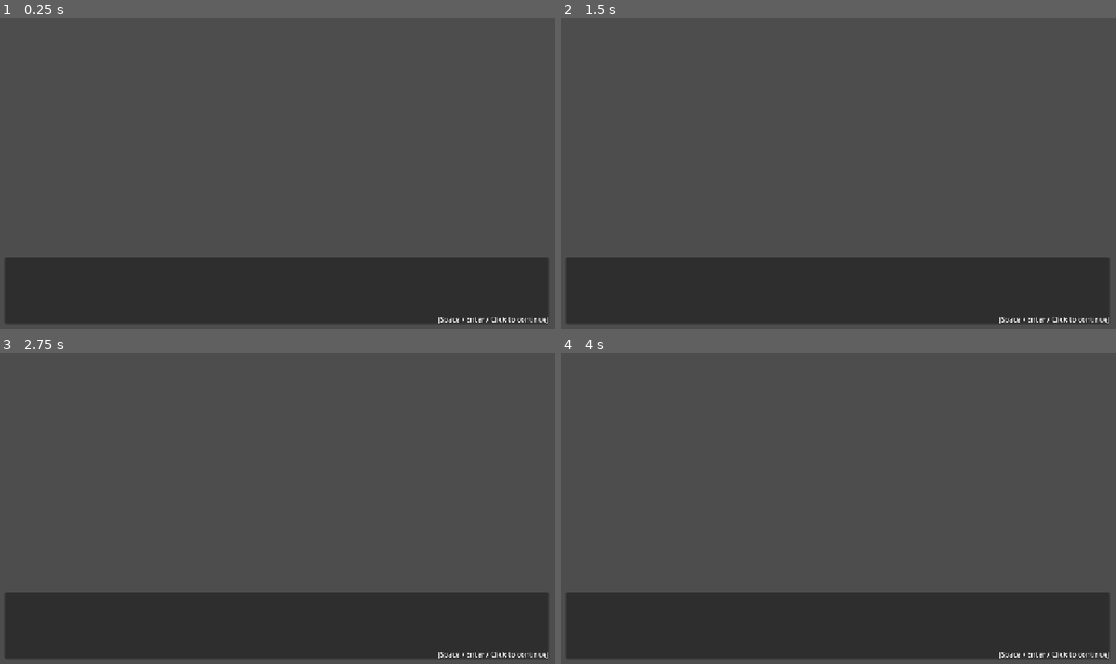
Above: before the commit, frames 1-4 (two rows, left to right).
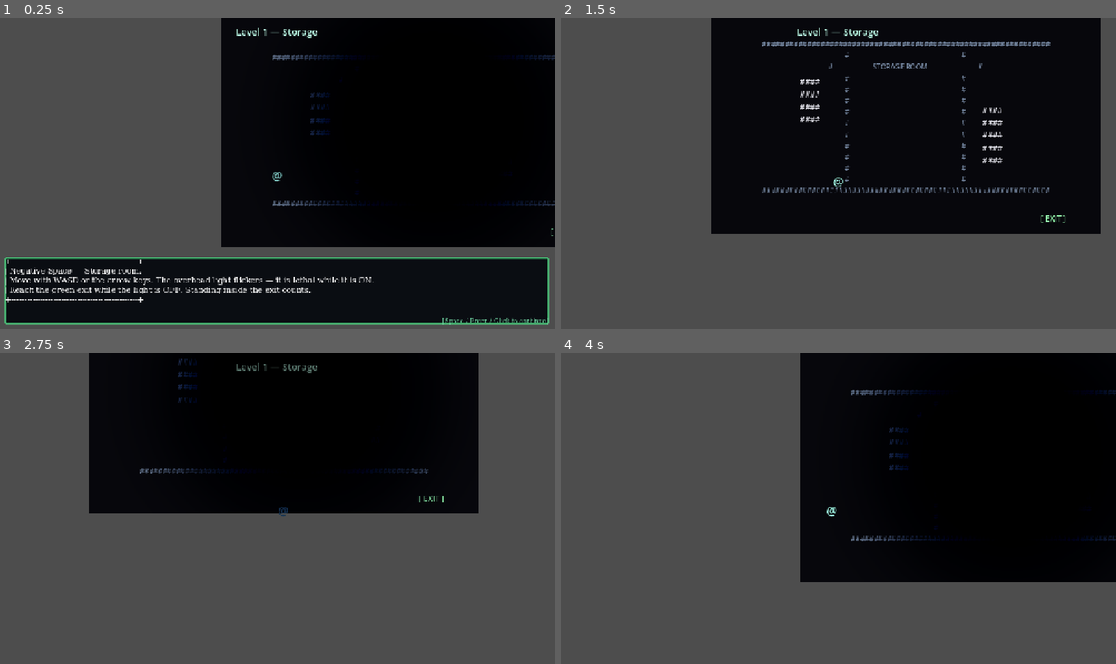
Above: after the commit, the same moments.

Repository: NicolasCandelaria/negative-space-game
Game: Godot game, scene res://main.tscn
The game is run twice, just before and just after one commit, with the same random seed, the same clock (stepped at 60 frames per second) and the same inputs.
Inputs (mouse positions are in pixels of both pictures, inside the frame that each line leads up to):
- Up to frame 1 (0.25 s): no input
- Up to frame 2 (1.5 s): tap Enter (ui_accept) at 0.5, 0.77, 1.25 s; move the mouse to (960, 157) at 0.52 s; hold D 0.53-1.28 s; click (960, 157) at 0.67 s; move the mouse to (727, 189) at 1.27 s; hold S from 1.28 s (still down); click (727, 189) at 1.42 s
- Up to frame 3 (2.75 s): tap Enter (ui_accept) at 1.52, 2 s; move the mouse to (333, 440) at 2.02 s; release S at 2.03 s; hold D from 2.03 s (still down); click (333, 440) at 2.17 s
- Up to frame 4 (4 s): tap Enter (ui_accept) at 2.75, 3.02, 3.5, 3.77 s; move the mouse to (810, 570) at 2.77 s; release D at 2.78 s; hold W 2.78-3.53 s; click (810, 570) at 2.92 s; move the mouse to (1005, 555) at 3.52 s; hold A from 3.53 s (still down); click (1005, 555) at 3.67 s

The runs differ from the first frame. In frame 1, 65% of the frame differs, in the area x 0-100%, y 0-99%; in frame 2, 69%, in the area x 1-99%, y 0-99%; in frame 3, 57%; in frame 4, 63%.
Error before the commit: Parse Error: Identifier "GameSettings" not declared in the current scope. (res://scripts/game_audio.gd:17)

Commit message:
Fix GDScript parse: resolve GameSettings/GameAudio via paths, not globals
Autoload singleton names are not always visible to the parser; use
autoload_access.gd and get_node_or_null(/root/...) like dialogue_helper.

Diff:
--- /dev/null
+++ b/scripts/autoload_access.gd
@@ -0,0 +1,21 @@
+extends RefCounted
+
+## Resolve autoload singletons by name so GDScript parses without global identifiers.
+
+
+static func settings(tree: SceneTree) -> Node:
+	if tree == null:
+		return null
+	return tree.root.get_node_or_null("GameSettings")
+
+
+static func audio(tree: SceneTree) -> Node:
+	if tree == null:
+		return null
+	return tree.root.get_node_or_null("GameAudio")
+
+
+static func fx(tree: SceneTree) -> Node:
+	if tree == null:
+		return null
+	return tree.root.get_node_or_null("GameFx")
--- a/scripts/dialogue_box.gd
+++ b/scripts/dialogue_box.gd
@@ -1,4 +1,6 @@
 extends Control
+
+const Autoload := preload("res://scripts/autoload_access.gd")
 
 signal dialogue_dismissed
 
@@ -23,13 +25,18 @@
 	_label.add_theme_font_override("font", sf)
 	_hint.add_theme_font_override("font", sf)
 	_apply_font_size()
-	GameSettings.dialogue_font_size_changed.connect(func(_s): _apply_font_size())
+	var gs := Autoload.settings(get_tree())
+	if gs:
+		gs.connect("dialogue_font_size_changed", func(_s): _apply_font_size())
 	_hint.text = "[Space / Enter / Click to continue]"
 	_hint.add_theme_color_override("font_color", Color(0.45, 0.85, 0.65, 0.95))
 
 
 func _apply_font_size() -> void:
-	var sz: int = GameSettings.dialogue_font_size
+	var sz: int = 18
+	var gs := Autoload.settings(get_tree())
+	if gs:
+		sz = int(gs.get("dialogue_font_size"))
 	_label.add_theme_font_size_override("font_size", sz)
 	_hint.add_theme_font_size_override("font_size", maxi(12, sz - 4))
 
--- a/scripts/game_audio.gd
+++ b/scripts/game_audio.gd
@@ -1,6 +1,6 @@
 extends Node
 
-## Procedural one-shot beeps (no external assets). Respects GameSettings.sfx_enabled.
+## Procedural one-shot beeps (no external assets). Respects /root/GameSettings sfx_enabled.
 
 var _player: AudioStreamPlayer
 
@@ -14,7 +14,8 @@
 
 
 func _can_play() -> bool:
-	return GameSettings.sfx_enabled
+	var gs := get_node_or_null("/root/GameSettings")
+	return gs != null and bool(gs.get("sfx_enabled"))
 
 
 func _tone(freq: float, ms: float, vol: float = 0.22) -> AudioStreamWAV:
--- a/scripts/level_04_hospital.gd
+++ b/scripts/level_04_hospital.gd
@@ -1,6 +1,7 @@
 extends Node2D
 
 const DialogueUi := preload("res://scripts/dialogue_helper.gd")
+const Autoload := preload("res://scripts/autoload_access.gd")
 
 ## Level 4: Hospital corridor.
 ## Crossing sensor zones triggers local bright light (temporarily lethal).
@@ -92,7 +93,9 @@
 	_sensor_arm_token[index] += 1
 	var token := _sensor_arm_token[index]
 	_ascii_lights[index].visible = true
-	GameAudio.play_sensor()
+	var ga1 := Autoload.audio(get_tree())
+	if ga1 and ga1.has_method("play_sensor"):
+		ga1.call("play_sensor")
 	await get_tree().create_timer(HAZARD_ARM_DELAY).timeout
 	if not is_instance_valid(self) or _won:
 		return
@@ -130,8 +133,12 @@
 	_hazard_zones[index].monitoring = active
 	_ascii_lights[index].visible = active
 	if active:
-		GameAudio.play_hazard()
-		GameFx.screen_shake(7.0, 0.12)
+		var ga2 := Autoload.audio(get_tree())
+		if ga2 and ga2.has_method("play_hazard"):
+			ga2.call("play_hazard")
+		var gfx := Autoload.fx(get_tree())
+		if gfx and gfx.has_method("screen_shake"):
+			gfx.call("screen_shake", 7.0, 0.12)
 
 
 func _on_janitor_touch_entered(body: Node2D) -> void:
--- a/scripts/main_game.gd
+++ b/scripts/main_game.gd
@@ -1,6 +1,7 @@
 extends Node
 
 const DialogueUi := preload("res://scripts/dialogue_helper.gd")
+const Autoload := preload("res://scripts/autoload_access.gd")
 
 const LEVEL_SCENES = [
 	"res://scenes/level_01_storage.tscn",
@@ -38,7 +39,9 @@
 
 func _ready() -> void:
 	add_to_group("game_main")
-	GameSettings.load_all()
+	var gs := Autoload.settings(get_tree())
+	if gs and gs.has_method("load_all"):
+		gs.call("load_all")
 
 
 func start_at_level(idx: int) -> void:
@@ -68,15 +71,21 @@
 	var packed: PackedScene = load(LEVEL_SCENES[i])
 	var inst: Node = packed.instantiate()
 	_slot.add_child(inst)
-	GameSettings.on_level_started(i)
+	var gs2 := Autoload.settings(get_tree())
+	if gs2 and gs2.has_method("on_level_started"):
+		gs2.call("on_level_started", i)
 	level_loaded.emit(i, LEVEL_NAMES[i])
 	if inst.has_signal("completed"):
 		inst.completed.connect(_on_level_completed.bind(i))
 
 
 func _on_level_completed(finished_index: int) -> void:
-	GameSettings.on_level_completed(finished_index)
-	GameAudio.play_exit()
+	var gs3 := Autoload.settings(get_tree())
+	if gs3 and gs3.has_method("on_level_completed"):
+		gs3.call("on_level_completed", finished_index)
+	var ga := Autoload.audio(get_tree())
+	if ga and ga.has_method("play_exit"):
+		ga.call("play_exit")
 	_spawn_index(finished_index + 1)
 
 
--- a/scripts/player.gd
+++ b/scripts/player.gd
@@ -1,4 +1,6 @@
 extends CharacterBody2D
+
+const Autoload := preload("res://scripts/autoload_access.gd")
 
 signal died
 
@@ -36,7 +38,7 @@
 	if Input.is_physical_key_pressed(KEY_S) or Input.is_physical_key_pressed(KEY_DOWN):
 		dir.y += 1.0
 
-	if GameSettings.mouse_move_enabled and Input.is_mouse_button_pressed(MOUSE_BUTTON_LEFT):
+	if _mouse_move_enabled() and Input.is_mouse_button_pressed(MOUSE_BUTTON_LEFT):
 		var to_mouse := get_global_mouse_position() - global_position
 		if to_mouse.length_squared() > 25.0:
 			dir = to_mouse.normalized()
@@ -55,5 +57,12 @@
 func die() -> void:
 	if is_invulnerable():
 		return
-	GameAudio.play_death()
+	var ga := Autoload.audio(get_tree())
+	if ga and ga.has_method("play_death"):
+		ga.call("play_death")
 	died.emit()
+
+
+func _mouse_move_enabled() -> bool:
+	var gs := Autoload.settings(get_tree())
+	return gs != null and bool(gs.get("mouse_move_enabled"))
--- a/scripts/ui_controller.gd
+++ b/scripts/ui_controller.gd
@@ -1,4 +1,6 @@
 extends CanvasLayer
+
+const Autoload := preload("res://scripts/autoload_access.gd")
 
 ## Boot menu, pause, hints, web audio gate, debug overlay.
 
@@ -41,20 +43,24 @@
 
 	_controls_block.text = "Move: WASD or Arrow keys\nRestart level: R\nPause: Esc\nAdvance dialogue: Space / Enter / Click"
 
-	_pause_mouse.button_pressed = GameSettings.mouse_move_enabled
-	_pause_sfx.button_pressed = GameSettings.sfx_enabled
-	GameSettings.mouse_move_changed.connect(func(v): _pause_mouse.button_pressed = v)
-	GameSettings.sfx_changed.connect(func(v): _pause_sfx.button_pressed = v)
+	var gs := _gs()
+	if gs:
+		_pause_mouse.button_pressed = bool(gs.get("mouse_move_enabled"))
+		_pause_sfx.button_pressed = bool(gs.get("sfx_enabled"))
+		if gs.has_signal("mouse_move_changed"):
+			gs.connect("mouse_move_changed", func(v): _pause_mouse.button_pressed = v)
+		if gs.has_signal("sfx_changed"):
+			gs.connect("sfx_changed", func(v): _pause_sfx.button_pressed = v)
 
 	_boot_continue.pressed.connect(_on_boot_continue)
 	_boot_new.pressed.connect(_on_boot_new)
 	_pause_resume.pressed.connect(_unpause)
 	_pause_restart.pressed.connect(_on_pause_restart)
 	_pause_full.pressed.connect(_toggle_fullscreen)
-	_pause_mouse.toggled.connect(func(p): GameSettings.set_mouse_move_enabled(p))
-	_pause_sfx.toggled.connect(func(p): GameSettings.set_sfx_enabled(p))
-	_pause_small.pressed.connect(func(): GameSettings.set_dialogue_font_size(16))
-	_pause_large.pressed.connect(func(): GameSettings.set_dialogue_font_size(22))
+	_pause_mouse.toggled.connect(_on_mouse_toggled)
+	_pause_sfx.toggled.connect(_on_sfx_toggled)
+	_pause_small.pressed.connect(func(): _call_settings("set_dialogue_font_size", 16))
+	_pause_large.pressed.connect(func(): _call_settings("set_dialogue_font_size", 22))
 
 	_web_gate.visible = false
 
@@ -65,6 +71,28 @@
 		_main.level_loaded.connect(_on_main_level_loaded)
 
 	call_deferred("_bootstrap_flow")
+
+
+func _gs() -> Node:
+	return Autoload.settings(get_tree())
+
+
+func _call_settings(method: String, arg = null) -> void:
+	var gs := _gs()
+	if gs == null or not gs.has_method(method):
+		return
+	if arg == null:
+		gs.call(method)
+	else:
+		gs.call(method, arg)
+
+
+func _on_mouse_toggled(p: bool) -> void:
+	_call_settings("set_mouse_move_enabled", p)
+
+
+func _on_sfx_toggled(p: bool) -> void:
+	_call_settings("set_sfx_enabled", p)
 
 
 func _bootstrap_flow() -> void:
@@ -78,7 +106,11 @@
 
 
 func _flow_boot() -> void:
-	if GameSettings.should_show_boot_menu():
+	var gs := _gs()
+	var show_boot := false
+	if gs and gs.has_method("should_show_boot_menu"):
+		show_boot = bool(gs.call("should_show_boot_menu"))
+	if show_boot:
 		_boot.visible = true
 		_boot_continue.visible = true
 		_boot_continue.disabled = false
@@ -87,11 +119,16 @@
 
 
 func _continue_index() -> int:
-	return clampi(GameSettings.last_level_index, 0, 8)
+	var gs := _gs()
+	if gs:
+		return clampi(int(gs.get("last_level_index")), 0, 8)
+	return 0
 
 
 func _on_web_unlock() -> void:
-	GameAudio.unlock_web_audio()
+	var ga := Autoload.audio(get_tree())
+	if ga and ga.has_method("unlock_web_audio"):
+		ga.call("unlock_web_audio")
 	_web_gate.visible = false
 	get_tree().paused = false
 	_flow_boot()
@@ -103,7 +140,7 @@
 
 
 func _on_boot_new() -> void:
-	GameSettings.reset_progress()
+	_call_settings("reset_progress")
 	_boot.visible = false
 	_main.call("start_at_level", 0)
 
